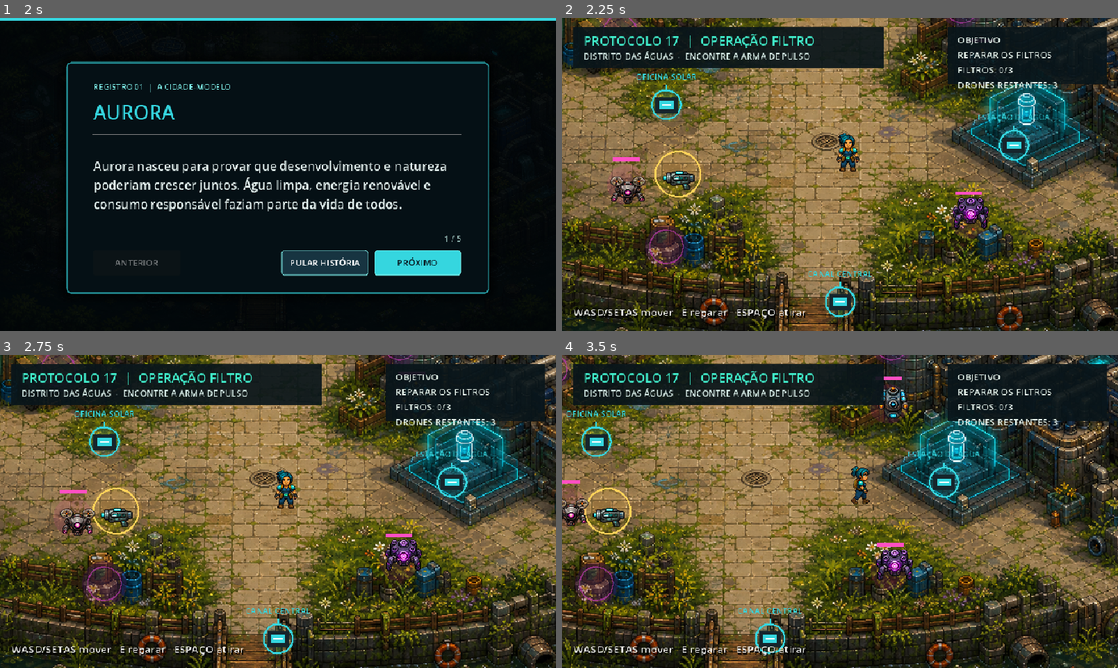
Above: before the commit, frames 1-4 (two rows, left to right).
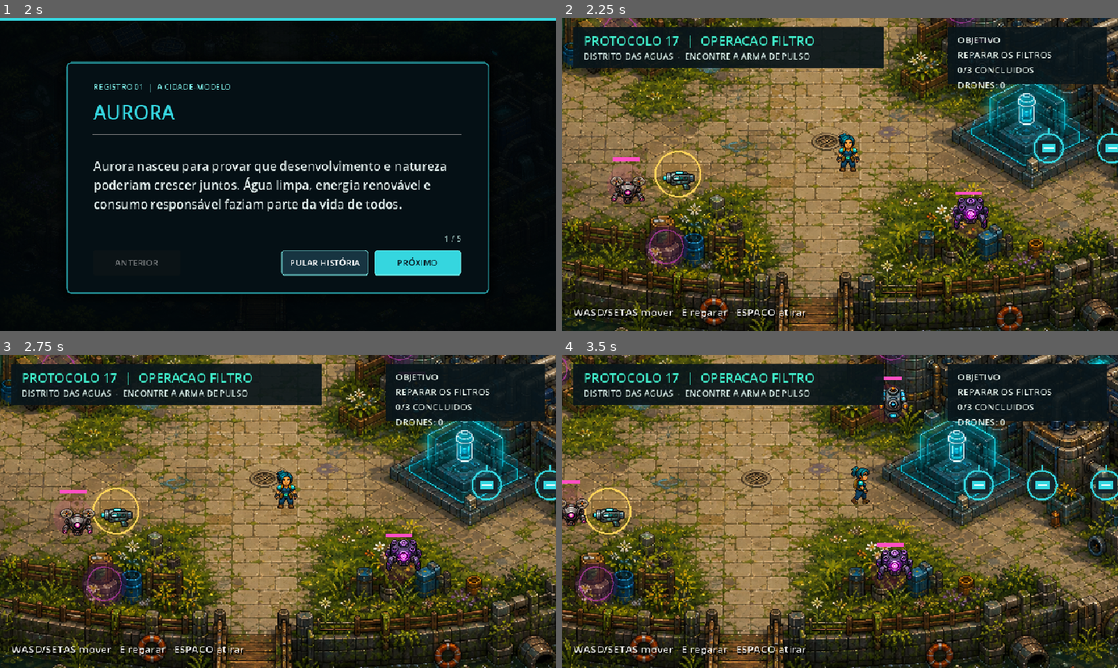
Above: after the commit, the same moments.

Repository: DanielMNogueir/Protocolo_17
Game: Godot game, scene res://scenes/main_menu.tscn
The game is run twice, just before and just after one commit, with the same random seed, the same clock (stepped at 60 frames per second) and the same inputs.
Inputs (mouse positions are in pixels of both pictures, inside the frame that each line leads up to):
- Up to frame 1 (2 s): click "JOGAR" at 0.5 s; click "NOVO JOGO" at 1.25 s
- Up to frame 2 (2.25 s): click "PULAR HISTÓRIA" at 2 s
- Up to frame 3 (2.75 s): no input
- Up to frame 4 (3.5 s): tap Enter (ui_accept) at 2.75, 3.02 s; move the mouse to (962, 495) at 2.77 s; hold D (move_right) from 2.78 s (still down); tap Space (shoot) at 2.85 s; click (962, 495) at 2.92 s

Frame 1 is identical in both runs. In frame 2, 2.0% of the frame differs, in the area x 13-100%, y 5-97%; in frame 3, 2.0%; in frame 4, 2.3%, in the area x 0-100%, y 5-97%.

Commit message:
feat(movimetacao): movimentacao aprimorada

Diff:
--- a/scripts/mission_controller.gd
+++ b/scripts/mission_controller.gd
@@ -1,6 +1,4 @@
 extends Node2D
-
-signal mission_completed(stats: Dictionary)
 
 ## Camada jog??vel da miss??o "Opera????o Filtro".
 ## Mant??m o cen??rio original intacto e adiciona pickup, tiro, alvos e objetivo.
@@ -20,12 +18,11 @@
 var repaired_filters := 0
 var defeated_drones := 0
 var weapon_position := Vector2(520, 500)
-var mission_finished := false
 
 var filters := [
-	{"name": "OFICINA SOLAR", "position": Vector2(500, 380), "repaired": false},
-	{"name": "ESTAÇÃO DE ÁGUA", "position": Vector2(1100, 450), "repaired": false},
-	{"name": "CANAL CENTRAL", "position": Vector2(800, 720), "repaired": false},
+	{"position": Vector2(1160, 455), "repaired": false},
+	{"position": Vector2(1270, 455), "repaired": false},
+	{"position": Vector2(1380, 455), "repaired": false},
 ]
 
 var drones := [
@@ -43,33 +40,7 @@
 	queue_redraw()
 
 
-func reset_mission() -> void:
-	elapsed = 0.0
-	shoot_cooldown = 0.0
-	weapon_collected = false
-	repaired_filters = 0
-	defeated_drones = 0
-	mission_finished = false
-	projectiles.clear()
-
-	for filter_index in range(filters.size()):
-		filters[filter_index]["repaired"] = false
-
-	for drone_index in range(drones.size()):
-		drones[drone_index]["position"] = drones[drone_index]["anchor"]
-		drones[drone_index]["health"] = 2
-		drones[drone_index]["active"] = true
-
-	var player = get_node_or_null("Lia")
-	if player:
-		player.call("reset_for_new_mission", Vector2(800, 500))
-	_update_hud(player)
-	queue_redraw()
-
-
 func _process(delta: float) -> void:
-	if mission_finished:
-		return
 	elapsed += delta
 	shoot_cooldown = maxf(0.0, shoot_cooldown - delta)
 	var player = get_node_or_null("Lia")
@@ -81,25 +52,8 @@
 	_handle_repair(player)
 	_handle_shoot(player)
 	_update_projectiles(delta)
-	_check_mission_completion()
 	_update_hud(player)
 	queue_redraw()
-
-
-func _check_mission_completion() -> void:
-	if mission_finished:
-		return
-	if repaired_filters < filters.size() or defeated_drones < drones.size():
-		return
-
-	mission_finished = true
-	projectiles.clear()
-	mission_completed.emit({
-		"filters": repaired_filters,
-		"total_filters": filters.size(),
-		"drones": defeated_drones,
-		"total_drones": drones.size(),
-	})
 
 
 func _create_input_actions() -> void:
@@ -147,24 +101,11 @@
 	if direction == Vector2.ZERO:
 		direction = Vector2.RIGHT
 	projectiles.append({
-		"position": _get_weapon_muzzle_position(player.global_position, str(direction_name)),
+		"position": player.global_position + direction * 30.0,
 		"direction": direction,
 		"life": 1.25,
 	})
 	shoot_cooldown = 0.22
-
-
-func _get_weapon_muzzle_position(player_position: Vector2, direction_name: String) -> Vector2:
-	match direction_name:
-		"left":
-			return player_position + Vector2(-38, -42)
-		"right":
-			return player_position + Vector2(38, -42)
-		"up":
-			return player_position + Vector2(0, -68)
-		"down":
-			return player_position + Vector2(0, -18)
-	return player_position + Vector2(38, -42)
 
 
 func _update_projectiles(delta: float) -> void:
@@ -224,26 +165,15 @@
 	var objective = get_node_or_null("Interface/ObjectivePanel/Objective")
 	var controls = get_node_or_null("Interface/Controls")
 	if title:
-		title.text = "PROTOCOLO 17  |  OPERAÇÃO FILTRO"
+		title.text = "PROTOCOLO 17  |  OPERACAO FILTRO"
 	if subtitle:
 		var weapon_text := "ARMA DE PULSO EQUIPADA" if weapon_collected else "ENCONTRE A ARMA DE PULSO"
-		subtitle.text = "DISTRITO DAS ÁGUAS  -  " + weapon_text
+		subtitle.text = "DISTRITO DAS AGUAS  -  " + weapon_text
 	if objective:
-		var state_text := "REPARAR OS FILTROS"
-		if repaired_filters == filters.size() and defeated_drones < drones.size():
-			state_text = "ELIMINAR OS DRONES"
-		elif defeated_drones == drones.size() and repaired_filters < filters.size():
-			state_text = "CONCLUIR OS REPAROS"
-		elif mission_finished:
-			state_text = "DISTRITO ESTABILIZADO"
-		var remaining_drones := drones.size() - defeated_drones
-		objective.text = (
-			"OBJETIVO\n" + state_text
-			+ "\nFILTROS: " + str(repaired_filters) + "/" + str(filters.size())
-			+ "\nDRONES RESTANTES: " + str(remaining_drones)
-		)
+		var state_text := "FILTROS ESTABILIZADOS!" if repaired_filters == filters.size() else "REPARAR OS FILTROS"
+		objective.text = "OBJETIVO\n" + state_text + "\n" + str(repaired_filters) + "/" + str(filters.size()) + " CONCLUIDOS\nDRONES: " + str(defeated_drones)
 	if controls:
-		controls.text = "WASD/SETAS mover   E reparar   ESPAÇO atirar"
+		controls.text = "WASD/SETAS mover   E reparar   ESPACO atirar"
 
 
 func _draw() -> void:
@@ -274,16 +204,6 @@
 		draw_line(filter_position + Vector2(-8, 0), filter_position + Vector2(8, 0), Color.WHITE, 2.0)
 		if not repaired:
 			draw_line(filter_position + Vector2(0, -34), filter_position + Vector2(0, -25), filter_color, 3.0)
-		var repair_label := "OK - " + str(filter_data["name"]) if repaired else str(filter_data["name"])
-		draw_string(
-			ThemeDB.fallback_font,
-			filter_position + Vector2(-72, -43),
-			repair_label,
-			HORIZONTAL_ALIGNMENT_CENTER,
-			144.0,
-			14,
-			filter_color
-		)
 
 	# Drones de teste.
 	var drone_cell := Vector2(DRONE_SHEET.get_width() / 4.0, DRONE_SHEET.get_height() / 4.0)
--- a/scripts/player.gd
+++ b/scripts/player.gd
@@ -2,33 +2,18 @@
 
 @export var speed: float = 220.0
 
-const SPRITE_BASE_POSITION := Vector2(0, -40)
-
 @onready var animated_sprite: AnimatedSprite2D = $AnimatedSprite2D
 
 var last_direction := "down"
-var movement_bob_phase := 0.0
 
 
 func _ready() -> void:
-	motion_mode = CharacterBody2D.MOTION_MODE_FLOATING
-	animated_sprite.position = SPRITE_BASE_POSITION
 	_create_input_actions()
 	_create_animations()
 	_play_animation("idle_down")
 
 
-func reset_for_new_mission(start_position: Vector2) -> void:
-	global_position = start_position
-	velocity = Vector2.ZERO
-	last_direction = "down"
-	movement_bob_phase = 0.0
-	set_meta("weapon_unlocked", false)
-	animated_sprite.position = SPRITE_BASE_POSITION
-	_play_animation("idle_down")
-
-
-func _physics_process(delta: float) -> void:
+func _physics_process(_delta: float) -> void:
 	var input_direction := Input.get_vector(
 		"move_left",
 		"move_right",
@@ -36,37 +21,24 @@
 		"move_down"
 	)
 
-	velocity = input_direction * speed
+	velocity = input_direction.normalized() * speed
 	move_and_slide()
 	z_index = int(global_position.y)
 	_update_animation(input_direction)
-	_update_movement_visual(delta, input_direction)
 
 
 func _update_animation(direction: Vector2) -> void:
-	if direction != Vector2.ZERO:
-		if abs(direction.x) > abs(direction.y):
-			last_direction = "right" if direction.x > 0.0 else "left"
-		else:
-			last_direction = "down" if direction.y > 0.0 else "up"
-
-	var has_weapon := bool(get_meta("weapon_unlocked", false))
-	var movement_state := "walk" if direction != Vector2.ZERO else "idle"
-	var animation_prefix := "armed_" if has_weapon else ""
-	_play_animation(animation_prefix + movement_state + "_" + last_direction)
-
-
-func _update_movement_visual(delta: float, direction: Vector2) -> void:
 	if direction == Vector2.ZERO:
-		movement_bob_phase = 0.0
-		animated_sprite.position = SPRITE_BASE_POSITION
+		_play_animation("idle_" + last_direction)
 		return
 
-	var has_weapon := bool(get_meta("weapon_unlocked", false))
-	var bob_speed := 11.0 if has_weapon else 13.0
-	var bob_height := 2.0 if has_weapon else 0.8
-	movement_bob_phase += delta * bob_speed
-	animated_sprite.position = SPRITE_BASE_POSITION + Vector2(0, sin(movement_bob_phase) * bob_height)
+	if abs(direction.x) > abs(direction.y):
+		last_direction = "right" if direction.x > 0.0 else "left"
+	else:
+		last_direction = "down" if direction.y > 0.0 else "up"
+
+	_play_animation("walk_" + last_direction)
+
 
 func _play_animation(animation_name: String) -> void:
 	if animated_sprite.animation != animation_name:
@@ -76,7 +48,6 @@
 func _create_animations() -> void:
 	var movement_texture: Texture2D = load("res://assets/lia_movimento.png")
 	var action_texture: Texture2D = load("res://assets/lia_acoes.png")
-	var armed_action_texture: Texture2D = load("res://assets/lia_acoes_armada_v2.png")
 	var frames := SpriteFrames.new()
 	frames.remove_animation("default")
 
@@ -86,7 +57,7 @@
 		"right": 2,
 		"up": 3,
 	}
-	var direction_columns := {
+	var action_columns := {
 		"down": 0,
 		"left": 1,
 		"right": 2,
@@ -98,6 +69,7 @@
 		frames.add_animation(walk_name)
 		frames.set_animation_speed(walk_name, 8.0)
 		frames.set_animation_loop(walk_name, true)
+
 		for column in range(4):
 			frames.add_frame(
 				walk_name,
@@ -110,24 +82,7 @@
 		frames.set_animation_loop(idle_name, false)
 		frames.add_frame(
 			idle_name,
-			_create_atlas_frame(action_texture, direction_columns[direction], 0)
-		)
-
-		# Row 1 of lia_acoes already contains Lia holding the pulse weapon.
-		var armed_frame := _create_atlas_frame(armed_action_texture, direction_columns[direction], 1)
-		var armed_idle_name := "armed_idle_" + direction
-		frames.add_animation(armed_idle_name)
-		frames.set_animation_speed(armed_idle_name, 1.0)
-		frames.set_animation_loop(armed_idle_name, false)
-		frames.add_frame(armed_idle_name, armed_frame)
-
-		var armed_walk_name := "armed_walk_" + direction
-		frames.add_animation(armed_walk_name)
-		frames.set_animation_speed(armed_walk_name, 4.0)
-		frames.set_animation_loop(armed_walk_name, true)
-		frames.add_frame(
-			armed_walk_name,
-			_create_atlas_frame(armed_action_texture, direction_columns[direction], 1)
+			_create_atlas_frame(action_texture, action_columns[direction], 0)
 		)
 
 	animated_sprite.sprite_frames = frames
Not shown, changed: README.md
